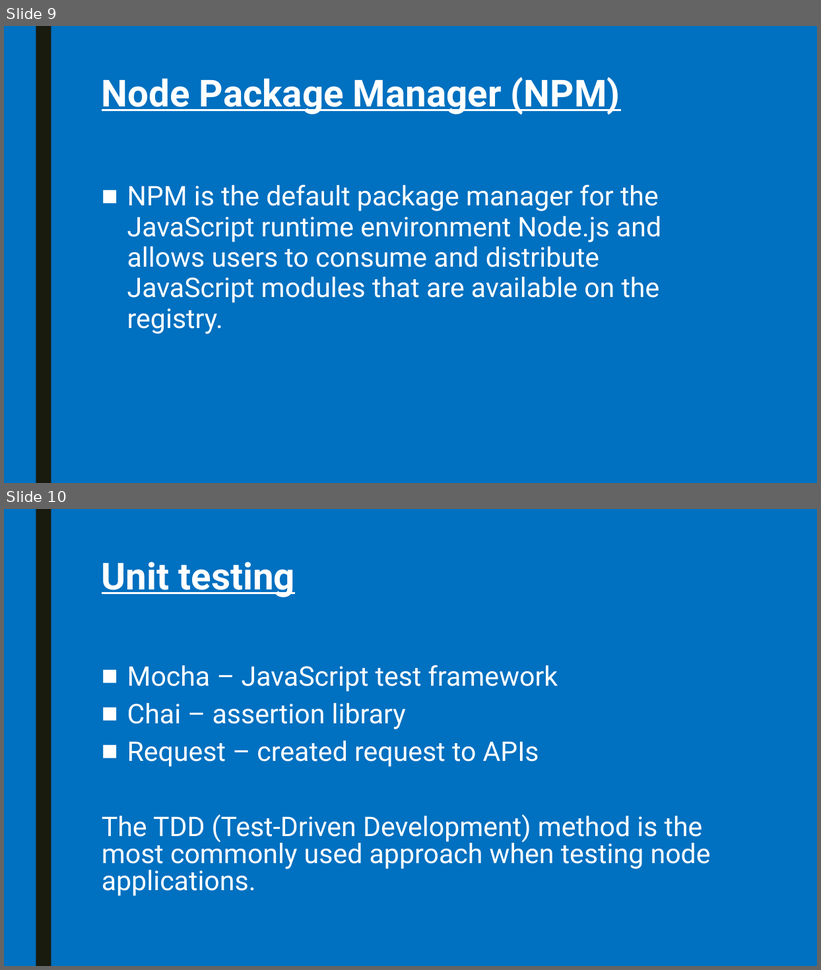
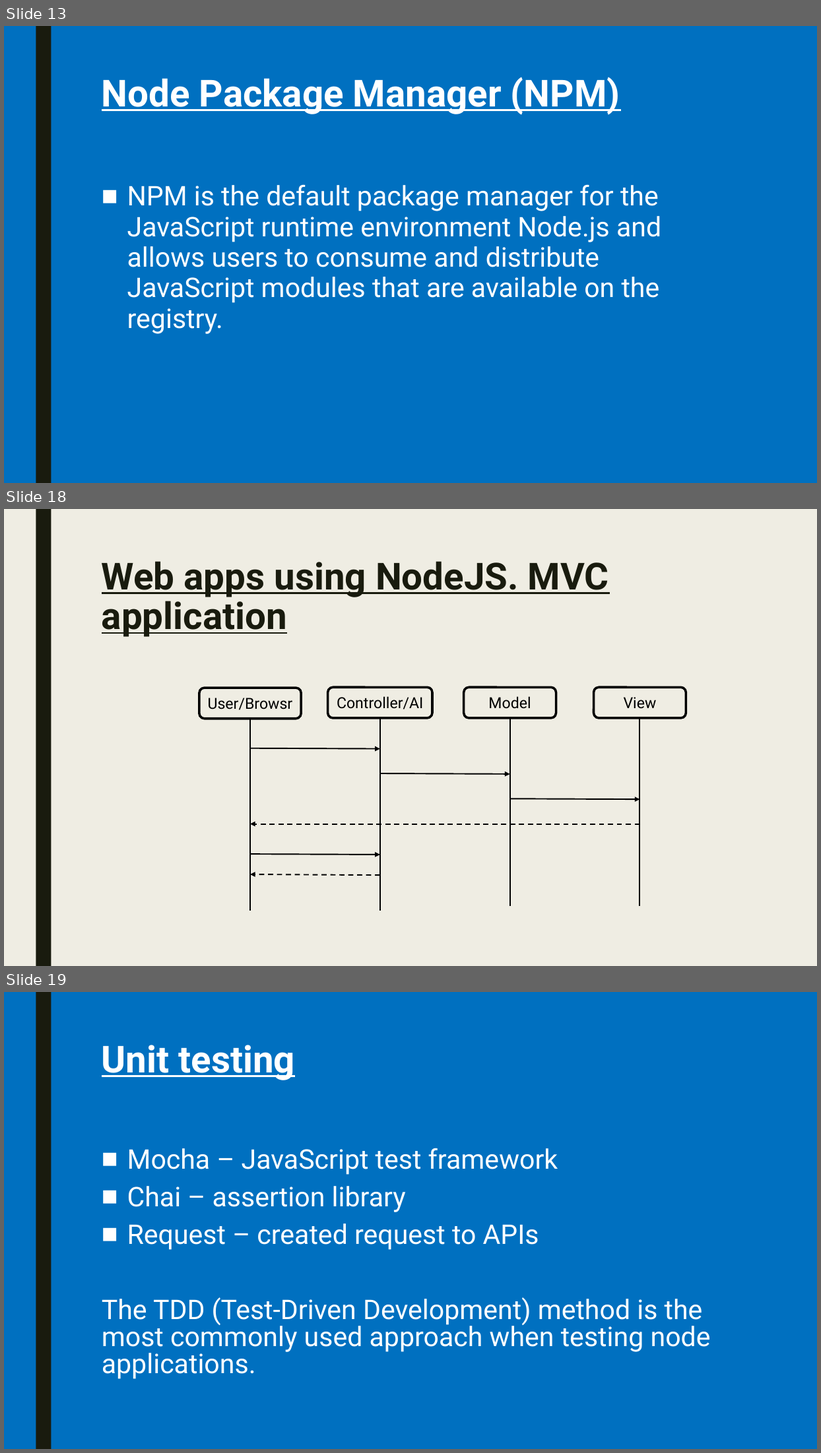
Before and after one commit to pkyurkchiev/mean-stack, a slide deck: slides/NodeJS.pptx. Shown one above the other, each under a label of ours: slides 9 and 10 before the commit, slides 13, 18 and 19 after it; the slides between them are not shown. The pictures are 821x970 and 821x1453 pixels, drawn with LibreOffice and Linux fonts; fonts in the diff are those of the drawing. Boxes give left, top, right and bottom in pixels: in the first picture for what was removed or moved away, otherwise in the second. Text is boxed around its words. In the diff, an @@ line names an element or a change of style, - is before the commit and + after.

```diff
--- a/slides/NodeJS.pptx
+++ b/slides/NodeJS.pptx
@@ slide 18 added at box(4, 509, 817, 966), background #EFEDE3; not listed: 1 template element that a slide beside it also shows @@
@@ title added at box(102, 561, 609, 637), 44 pt, text #191B0E, bold, underline @@
+Web apps using NodeJS. MVC application
@@ rounded rectangle added at box(199, 688, 301, 718), outline #000000 2.75 pt, 18 pt, text #000000 @@
+User/Browsr
@@ rounded rectangle added at box(328, 688, 432, 718), outline #000000 2.75 pt, 18 pt, text #000000 @@
+Controller/AI
@@ rounded rectangle added at box(464, 688, 556, 718), outline #000000 2.75 pt, 18 pt, text #000000 @@
+Model
@@ rounded rectangle added at box(594, 688, 686, 718), outline #000000 2.75 pt, 18 pt, text #000000 @@
+View
@@ line added from (250, 719) to (250, 911), #000000 1.5 pt @@
@@ line added from (380, 718) to (380, 911), #000000 1.5 pt @@
@@ line added from (510, 718) to (510, 906), #000000 1.5 pt @@
@@ line added from (640, 718) to (640, 906), #000000 1.5 pt @@
@@ arrow added from (250, 749) to (380, 749), #000000 1.5 pt @@
@@ arrow added from (380, 774) to (510, 774), #000000 1.5 pt @@
@@ arrow added from (510, 799) to (640, 799), #000000 1.5 pt @@
@@ arrow added from (640, 824) to (250, 824), #000000 1.5 pt dashed @@
@@ arrow added from (250, 854) to (380, 855), #000000 1.5 pt @@
@@ arrow added from (380, 875) to (250, 875), #000000 1.5 pt dashed @@
@@ what was slide 9 is now slide 13 @@
@@ what was slide 10 is now slide 19 @@
```
Also in this commit, not shown: 10 other slides added, 1 slide removed.
